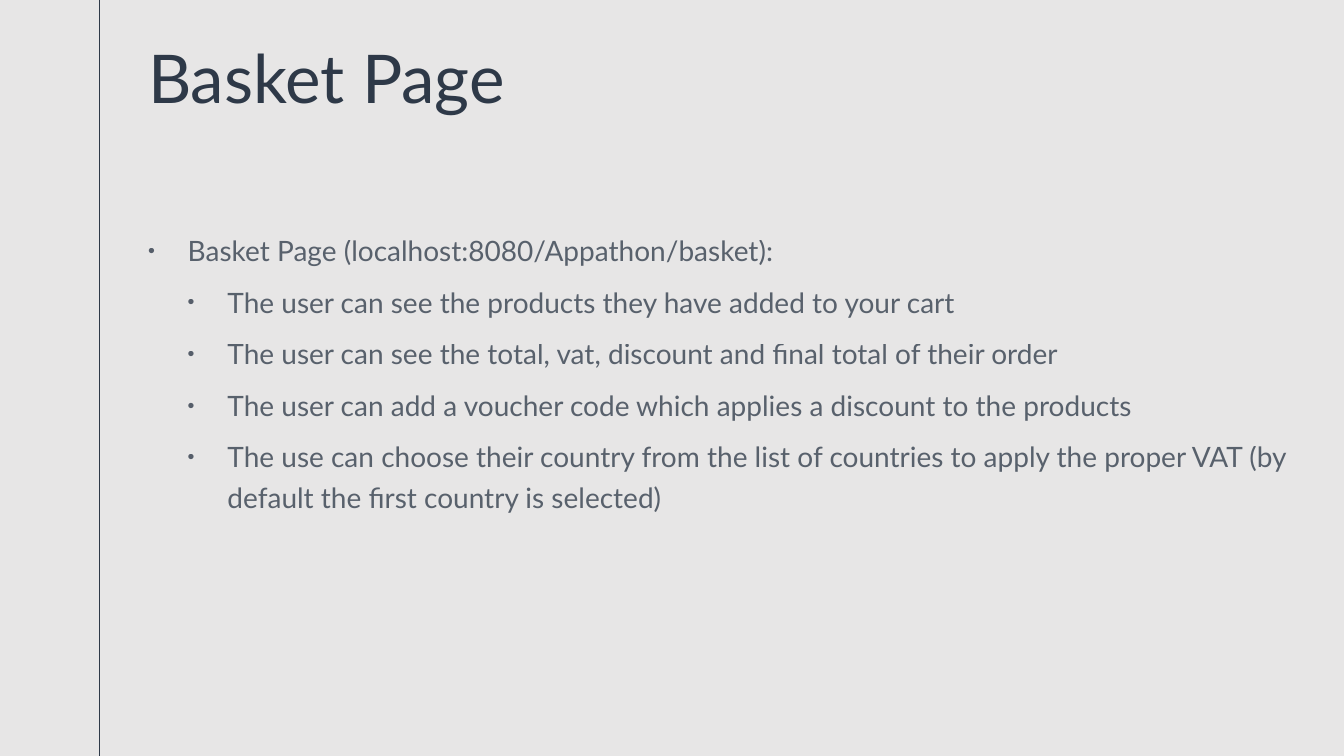
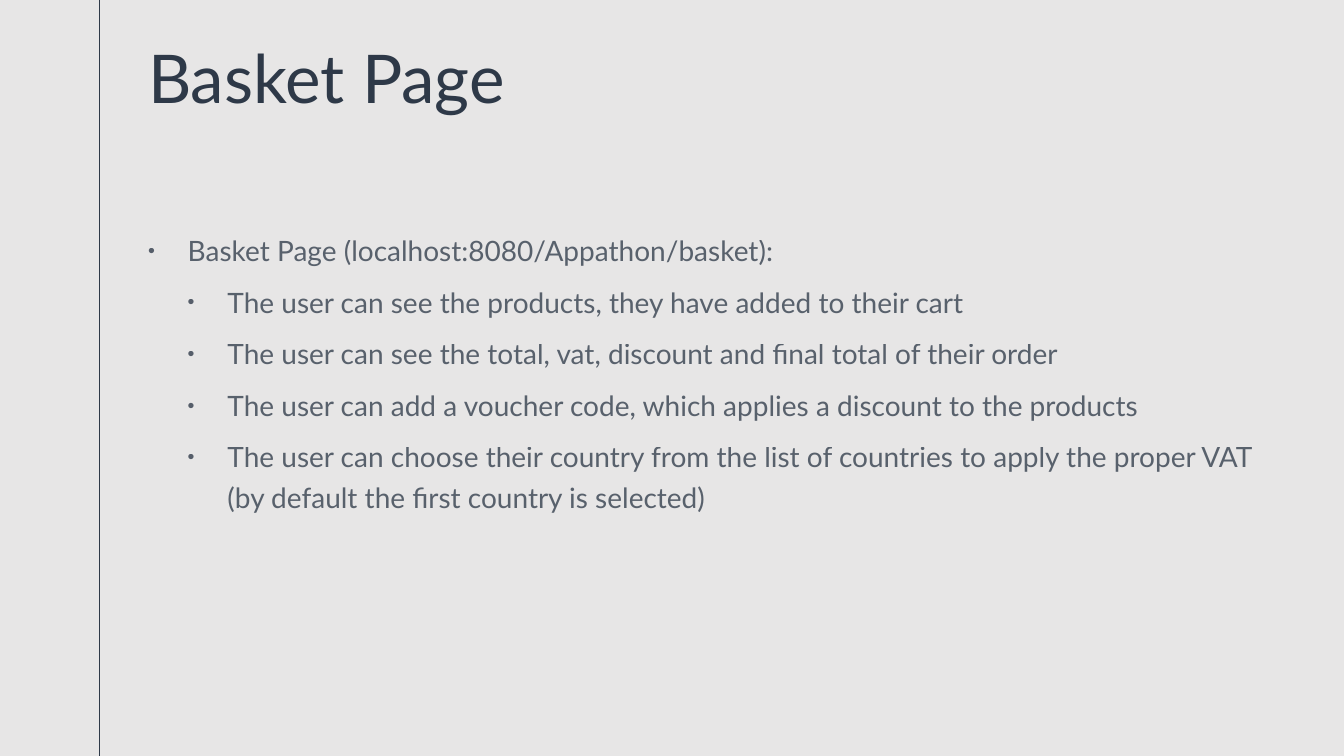
Before and after one commit to antoniosValmas/appathon, a slide deck: slide 10 of Appathon/092020 Appathon.pptx. Drawn at 1344x756 pixels with LibreOffice and Linux fonts; fonts in the diff are those of the drawing. Boxes give left, top, right and bottom in pixels: in the first picture for what was removed or moved away, otherwise in the second. Text is boxed around its words. In the diff, an @@ line names an element or a change of style, - is before the commit and + after.

Commit message:
Fix typos in presentation

```diff
--- a/Appathon/092020 Appathon.pptx
+++ b/Appathon/092020 Appathon.pptx
@@ text at [227,292,964,318]: text changed @@
-  • The user can see the products they have added to your cart
+  • The user can see the products, they have added to their cart
@@ text at [227,395,1252,513]: text changed @@
-  • The user can add a voucher code which applies a discount to the products
-  • The use can choose their country from the list of countries to apply the proper VAT (by default the first country is selected)
+  • The user can add a voucher code, which applies a discount to the products
+  • The user can choose their country from the list of countries to apply the proper VAT (by default the first country is selected)
```
Also in this commit, not shown: 6 other slides changed.
